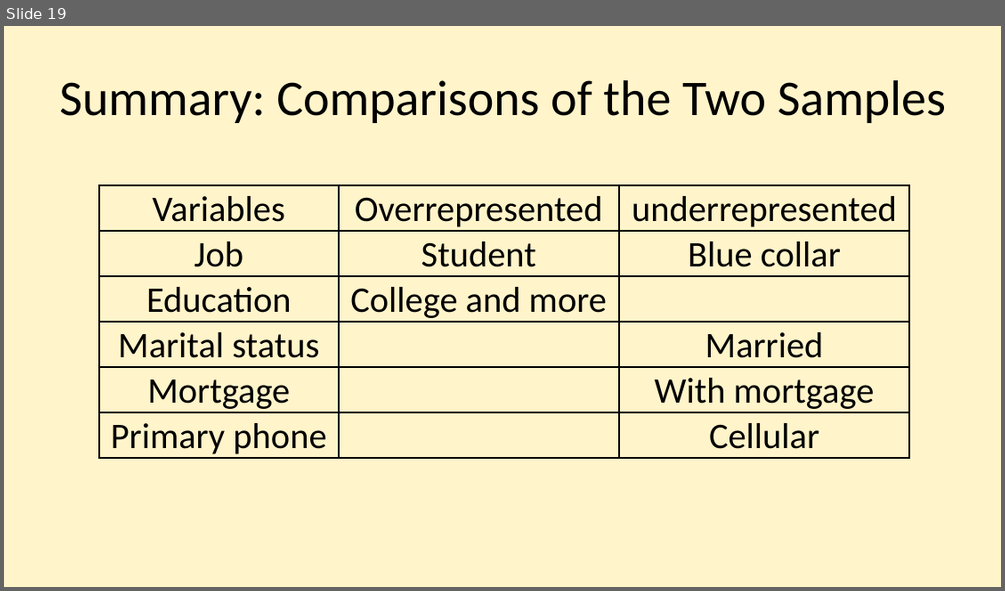
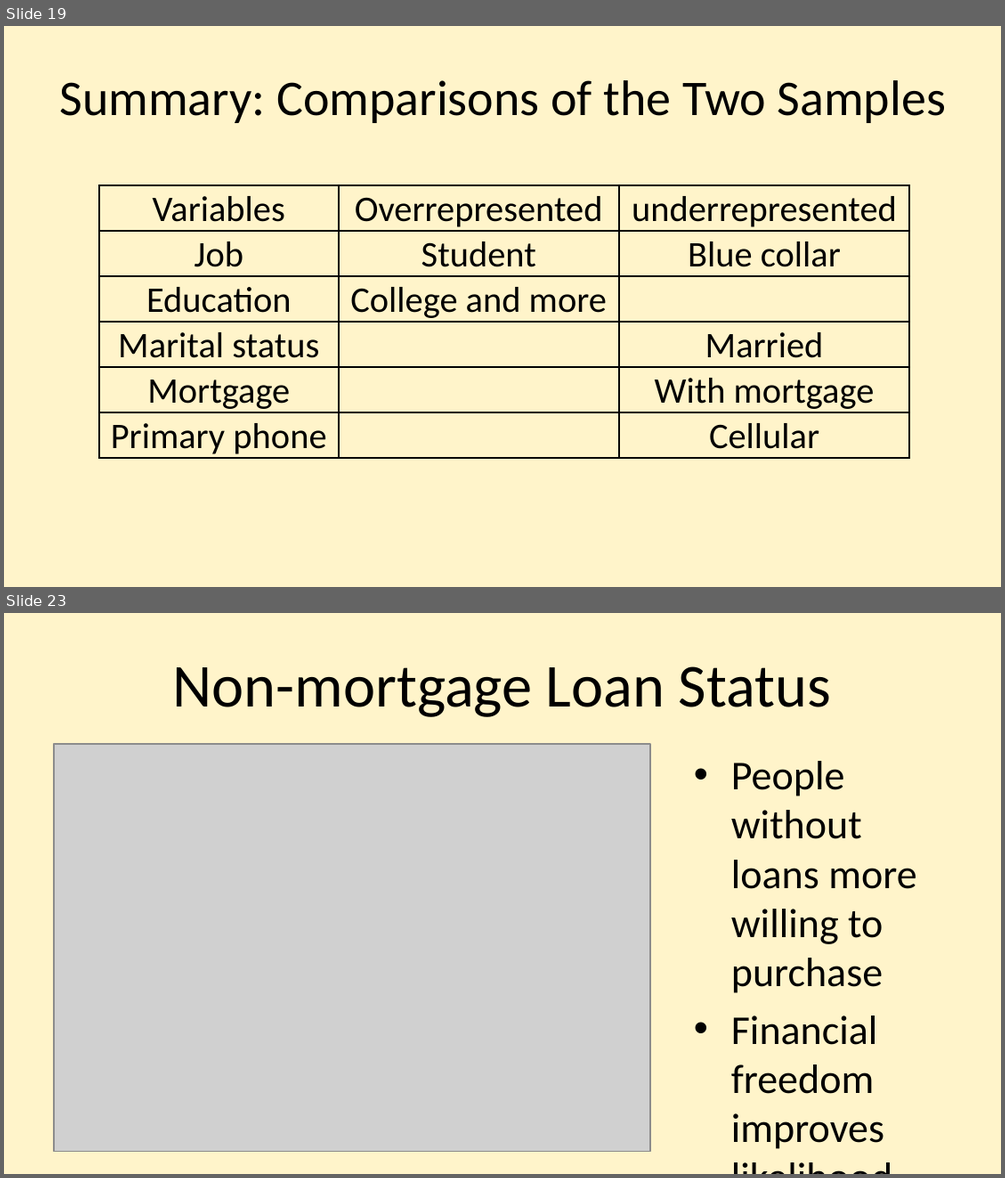
Before and after one commit to njmobley/Practicum-2, a slide deck: Practicum 2 presentation Nijia.pptx. Shown one above the other, each under a label of ours: slide 19 before the commit, slides 19 and 23 after it; the slides between them are not shown. The pictures are 1005x591 and 1005x1178 pixels, drawn with LibreOffice and Linux fonts; fonts in the diff are those of the drawing; grey boxes stand for pictures. Boxes give left, top, right and bottom in pixels: in the first picture for what was removed or moved away, otherwise in the second. Text is boxed around its words. In the diff, an @@ line names an element or a change of style, - is before the commit and + after.

```diff
--- a/Practicum 2 presentation Nijia.pptx
+++ b/Practicum 2 presentation Nijia.pptx
@@ slide 23 added at (4, 613, 1001, 1174), background #FFF4CA @@
@@ title added at (173, 666, 831, 717), 44 pt, text #000000 @@
+Non-mortgage Loan Status
@@ picture added at (54, 744, 650, 1151) @@
@@ text added at (731, 761, 916, 1149), 29.6 pt, text #000000 @@
+• People without loans more willing to purchase
+• Financial freedom improves likelihood
```
Also in this commit, not shown: 11 other slides added.
